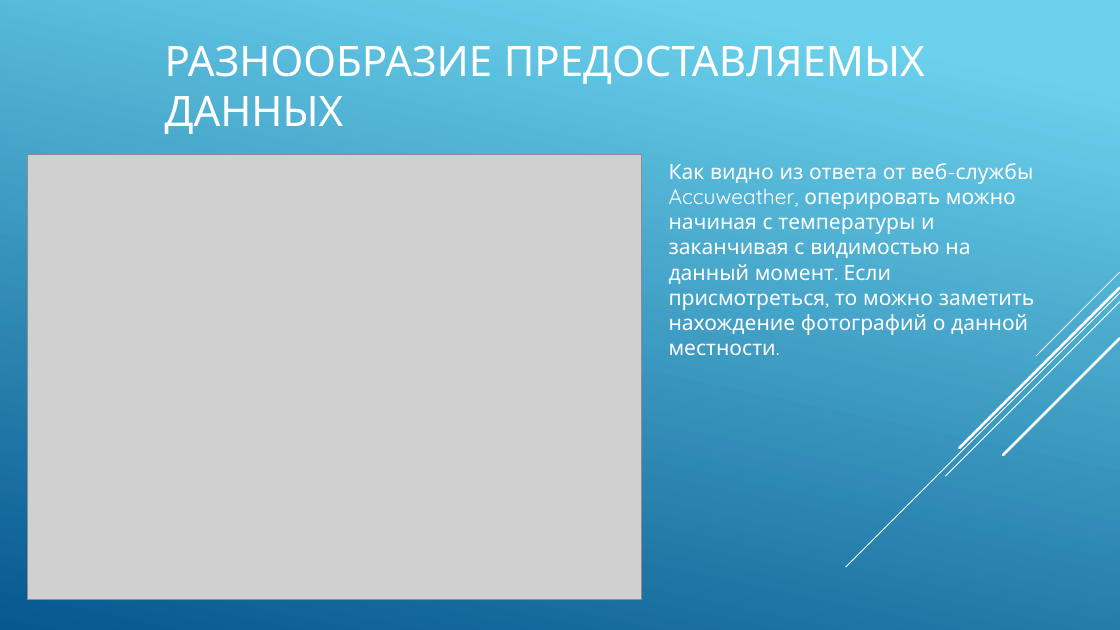
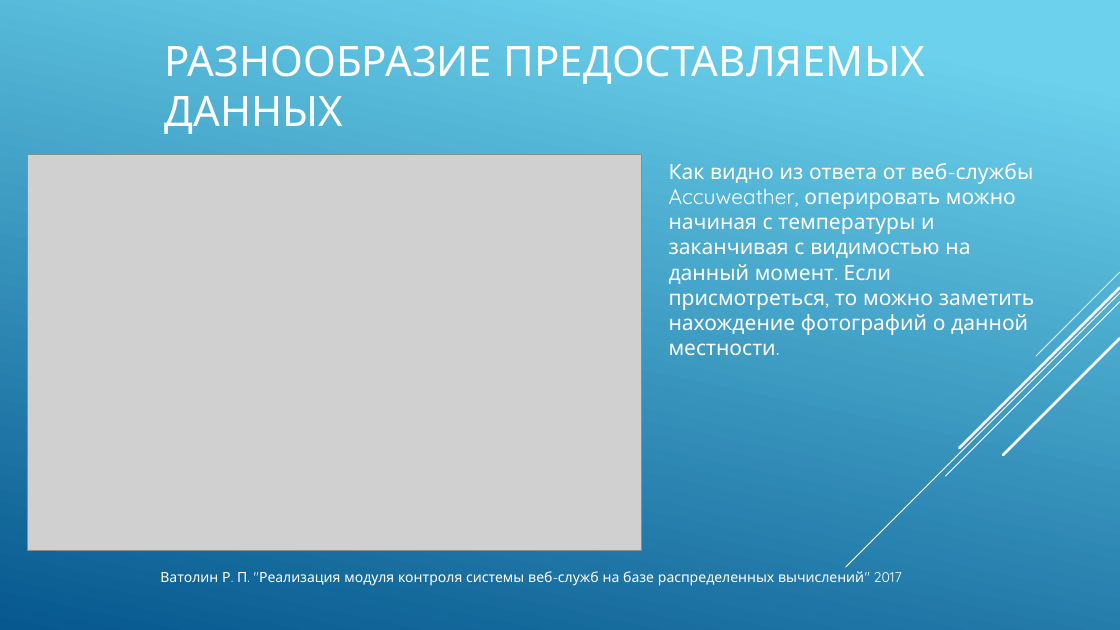
Before and after one commit to vatolinrp/weather-analyzer, a slide deck: slide 5 of docs/VatolinRP.pptx (slide 4 before the commit). Drawn at 1120x630 pixels with LibreOffice and Linux fonts; fonts in the diff are those of the drawing; grey boxes stand for pictures. Boxes give left, top, right and bottom in pixels: in the first picture for what was removed or moved away, otherwise in the second. Text is boxed around its words. In the diff, an @@ line names an element or a change of style, - is before the commit and + after.

```diff
--- a/docs/VatolinRP.pptx
+++ b/docs/VatolinRP.pptx
@@ picture: place and size @@
-picture at box(28, 154, 642, 599)
+picture at box(28, 154, 642, 550)
@@ text added at box(160, 571, 902, 586), 12 pt, text #FFFFFF @@
+Ватолин Р. П. "Реализация модуля контроля системы веб-служб на базе распределенных вычислений" 2017
```
Also in this commit, not shown: 10 other slides changed, 2 slides added, 2 slides removed, 6 other files.
